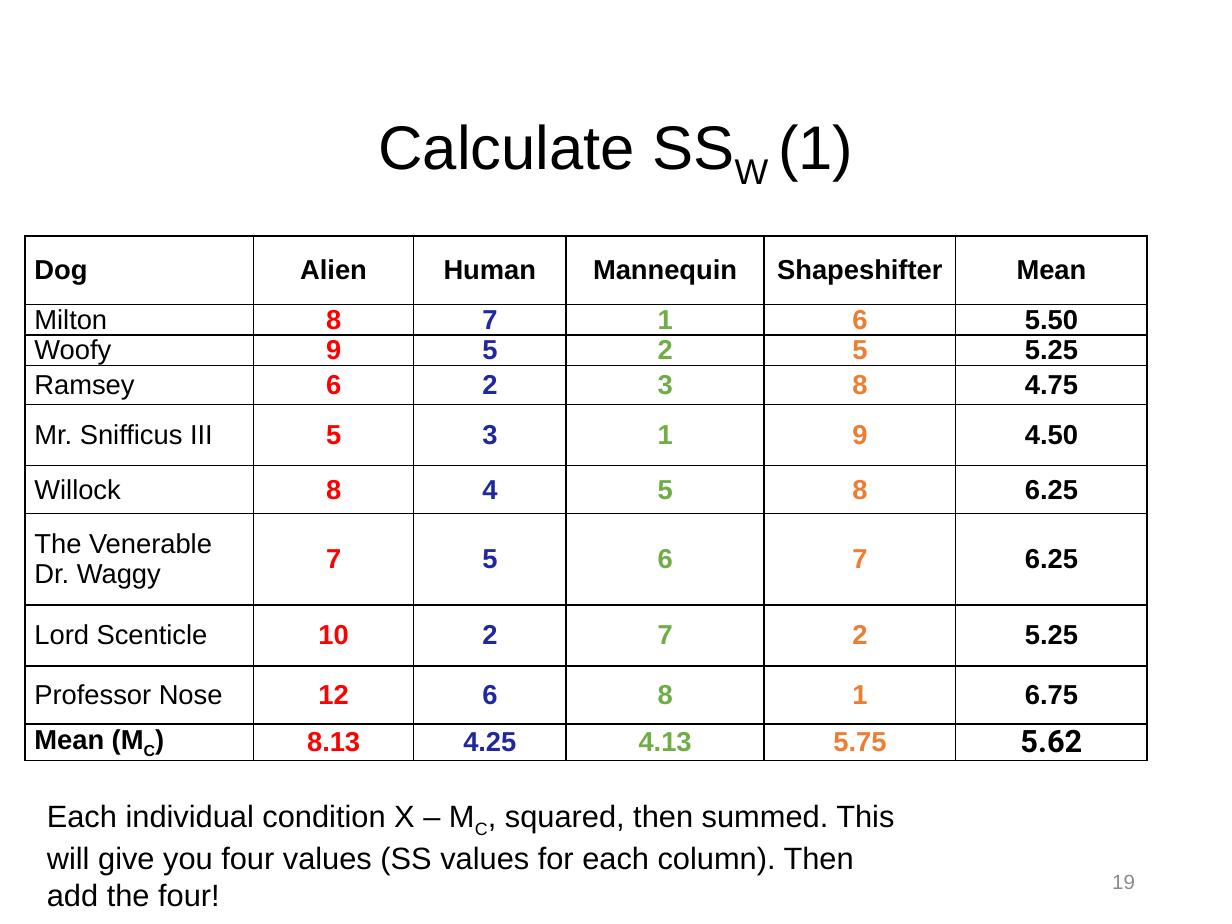
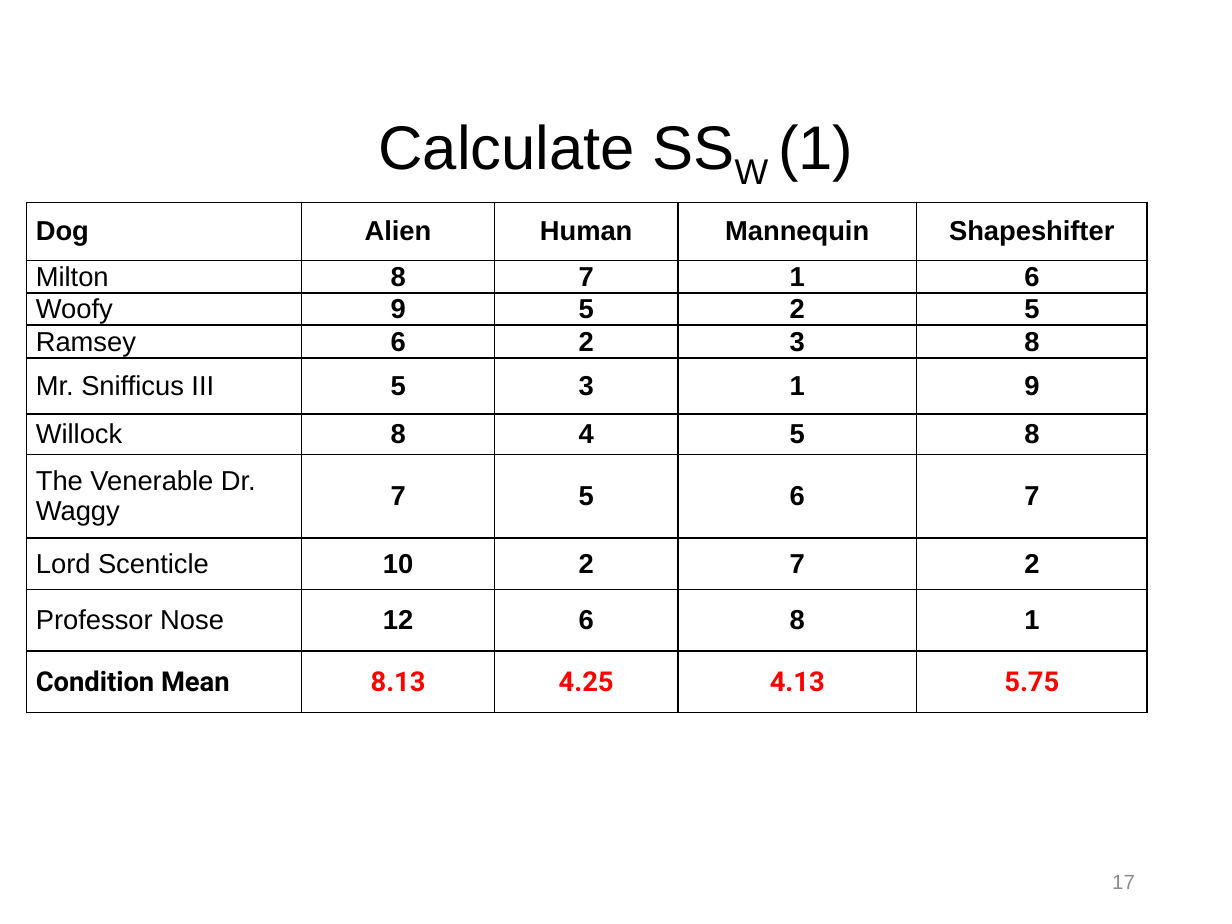
Before and after one commit to npm27/Teaching-Materials, a slide deck: slide 17 of Stats/Slides/6 Chapter 15 Slides.pptx (slide 19 before the commit). Drawn at 1232x924 pixels with LibreOffice and Linux fonts; fonts in the diff are those of the drawing. Boxes give left, top, right and bottom in pixels: in the first picture for what was removed or moved away, otherwise in the second. Text is boxed around its words. In the diff, an @@ line names an element or a change of style, - is before the commit and + after.

```diff
--- a/Stats/Slides/6 Chapter 15 Slides.pptx
+++ b/Stats/Slides/6 Chapter 15 Slides.pptx
@@ table at bbox=[27, 202, 1147, 713] @@
-column 1, row 10: Mean (MC)
+column 1, row 10: Condition Mean
-column 6: Mean | 5.50 | 5.25 | 4.75 | 4.50 | 6.25 | 6.25 | 5.25 | 6.75 | 5.62
@@ table: place and size @@
-table at bbox=[25, 237, 1146, 766]
+table at bbox=[27, 202, 1147, 713]
@@ text removed at bbox=[47, 804, 894, 907] @@
-Each individual condition X – MC, squared, then summed. This will give you four values (SS values for each column). Then add the four!
-SSW =
@@ page number at bbox=[1112, 875, 1135, 889]: text changed @@
-19
+17
```
Also in this commit, not shown: 8 other slides changed, 1 slide added, 3 slides removed.
